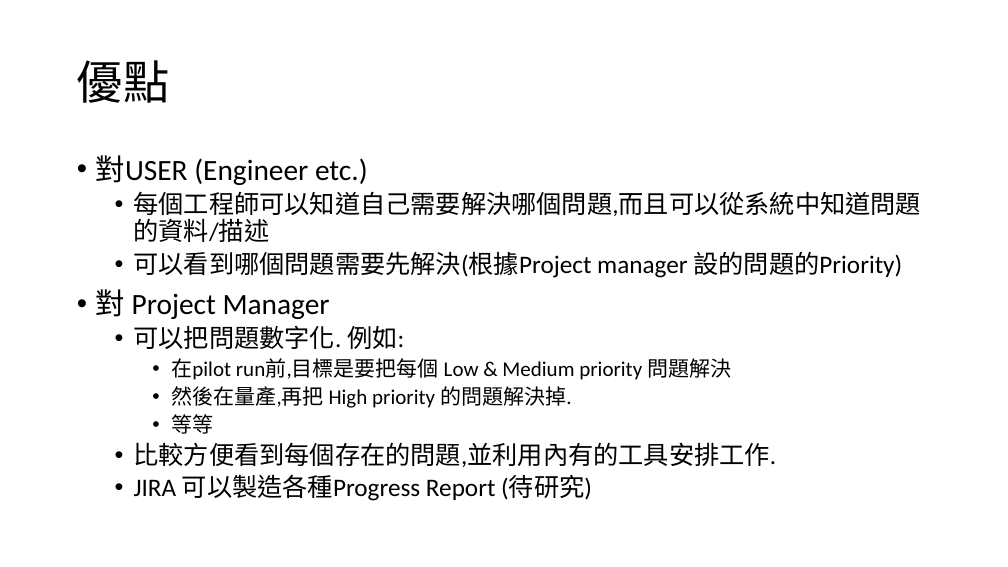
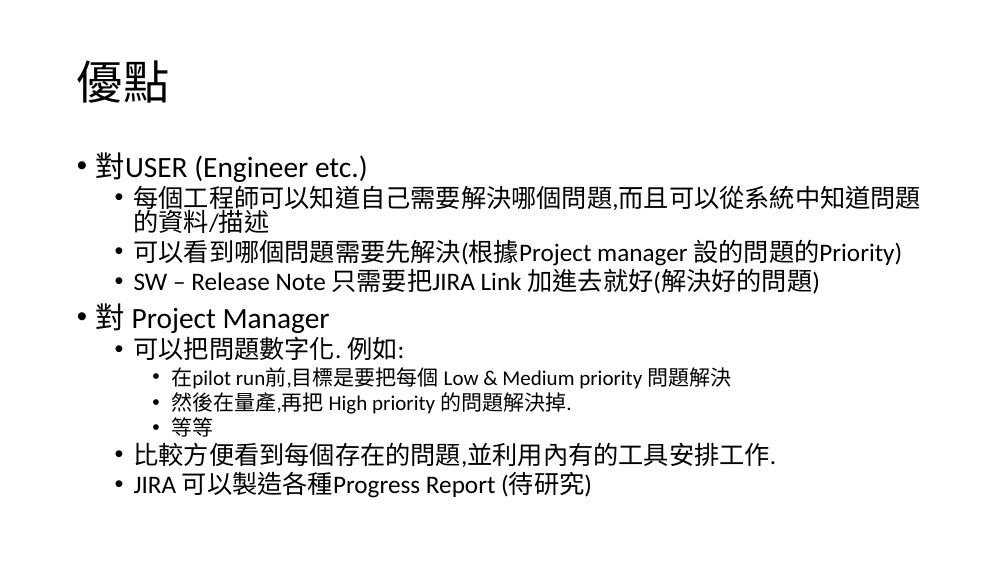
Before and after one commit to HanFormosa/JIRA, a slide deck: slide 6 of JIRA Proposal.pptx (slide 4 before the commit). Drawn at 1008x567 pixels with LibreOffice and Linux fonts; fonts in the diff are those of the drawing. Boxes give left, top, right and bottom in pixels: in the first picture for what was removed or moved away, otherwise in the second. Text is boxed around its words. In the diff, an @@ line names an element or a change of style, - is before the commit and + after.

```diff
--- a/JIRA Proposal.pptx
+++ b/JIRA Proposal.pptx
@@ text at (x1=96, y1=152, x2=921, y2=498): line spacing 0.9 to 0.8 @@
@@ text at (x1=134, y1=264, x2=819, y2=294): paragraph added @@
+  • SW – Release Note 只需要把JIRA Link 加進去就好(解決好的問題)
```
Also in this commit, not shown: 12 other slides changed, 17 slides added.
